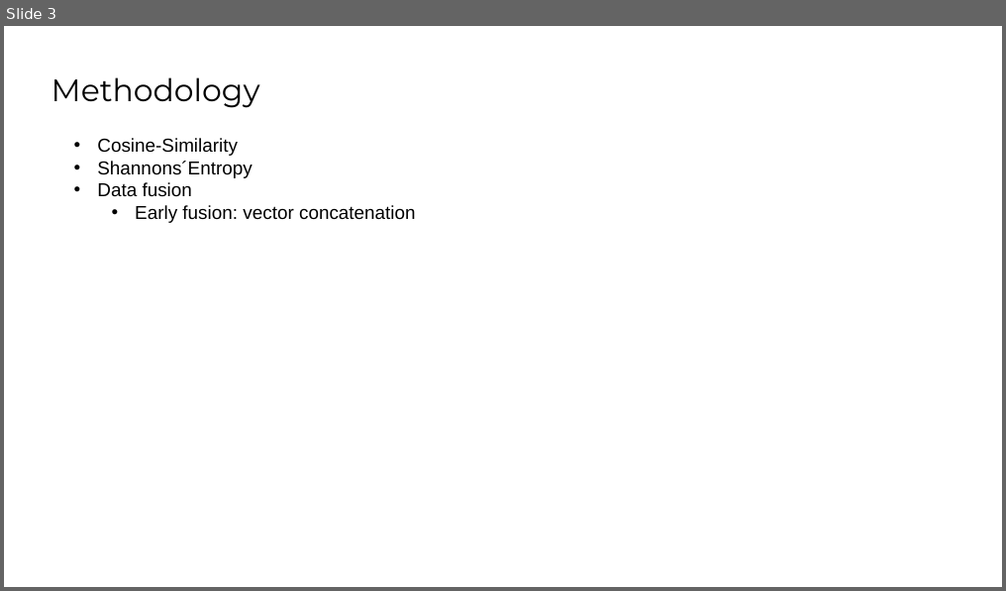
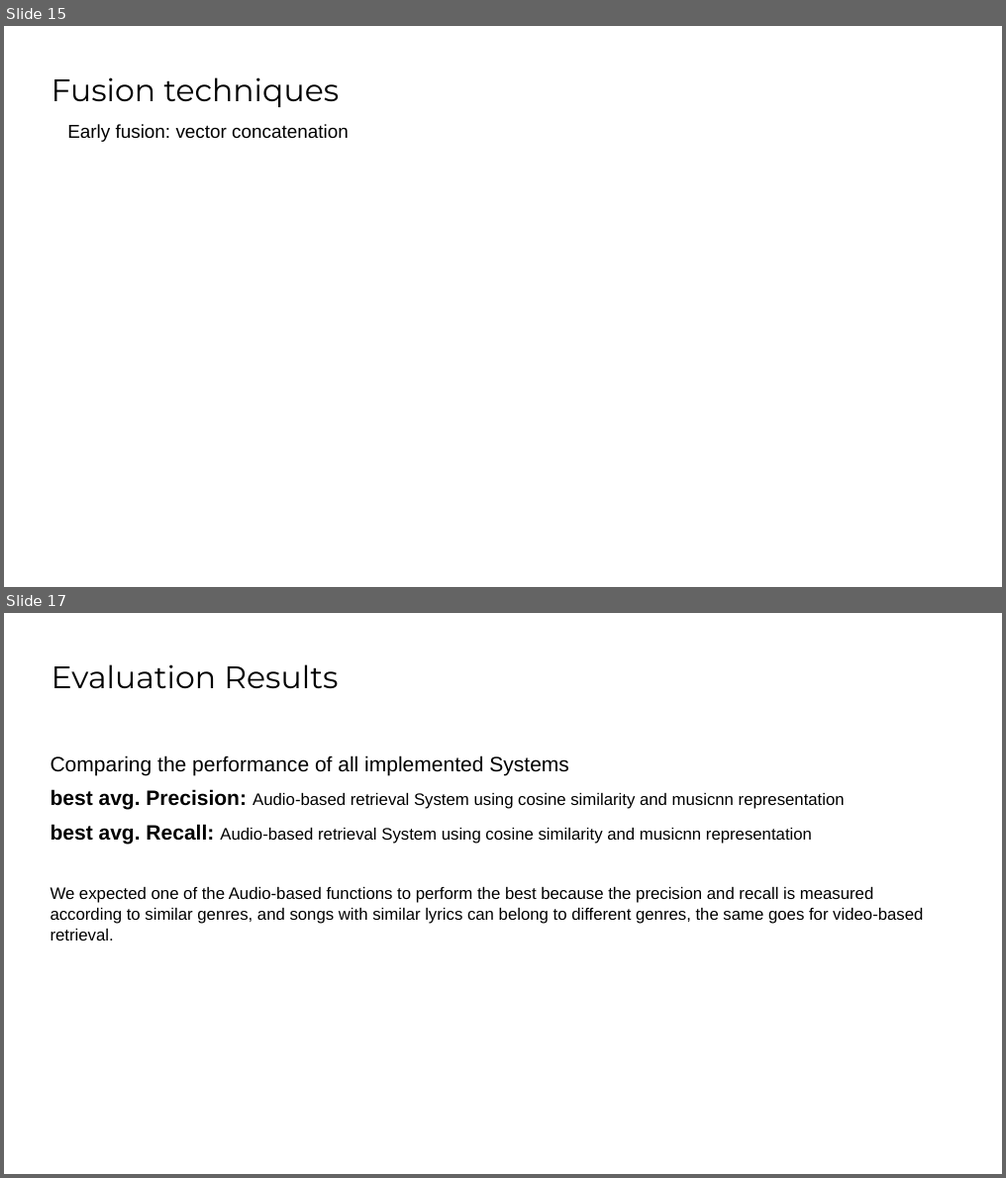
Before and after one commit to SaraCoolman/MMSR, a slide deck: project_3_team_E/Final Presentation.pptx. Shown one above the other, each under a label of ours: slide 3 before the commit, slides 15 and 17 after it; the slides between them are not shown. The pictures are 1006x591 and 1006x1178 pixels, drawn with LibreOffice and Linux fonts; fonts in the diff are those of the drawing; background and template pictures are left out. Boxes give left, top, right and bottom in pixels: in the first picture for what was removed or moved away, otherwise in the second. Text is boxed around its words. In the diff, an @@ line names an element or a change of style, - is before the commit and + after.

```diff
--- a/project_3_team_E/Final Presentation.pptx
+++ b/project_3_team_E/Final Presentation.pptx
@@ slide 17 added at box(4, 613, 1002, 1174), background #FFFFFF @@
@@ title added at box(52, 664, 338, 688), 30 pt, text #000000 @@
+Evaluation Results
@@ text added at box(51, 756, 923, 941), 16 pt, text #000000 @@
+Comparing the performance of all implemented Systems
+best avg. Precision: Audio-based retrieval System using cosine similarity and musicnn representation
+best avg. Recall: Audio-based retrieval System using cosine similarity and musicnn representation
+We expected one of the Audio-based functions to perform the best because the precision and recall is measured according to similar genres, and songs with similar lyrics can belong to different genres, the same goes for video-based retrieval.
@@ what was slide 3 is now slide 15 @@
@@ slide 15 changed as well @@
@@ title at box(52, 77, 339, 107): text changed @@
-Methodology
+Fusion techniques
@@ text "Early fusion: vector concatenation": place and size @@
-text "Early fusion: vector concatenation" at box(97, 138, 416, 223)
+text "Early fusion: vector concatenation" at box(67, 124, 349, 142)
@@ text "Early fusion: vector concatenation" at box(67, 124, 349, 142): bullet • to none; list level 2 to 1 in "Early fusion: vector concatenation" @@
@@ text at box(97, 138, 252, 196): paragraphs removed @@
-• Cosine-Similarity
-• Shannons´Entropy
-• Data fusion
```
Also in this commit, not shown: 14 other slides added, 3 slides removed.
